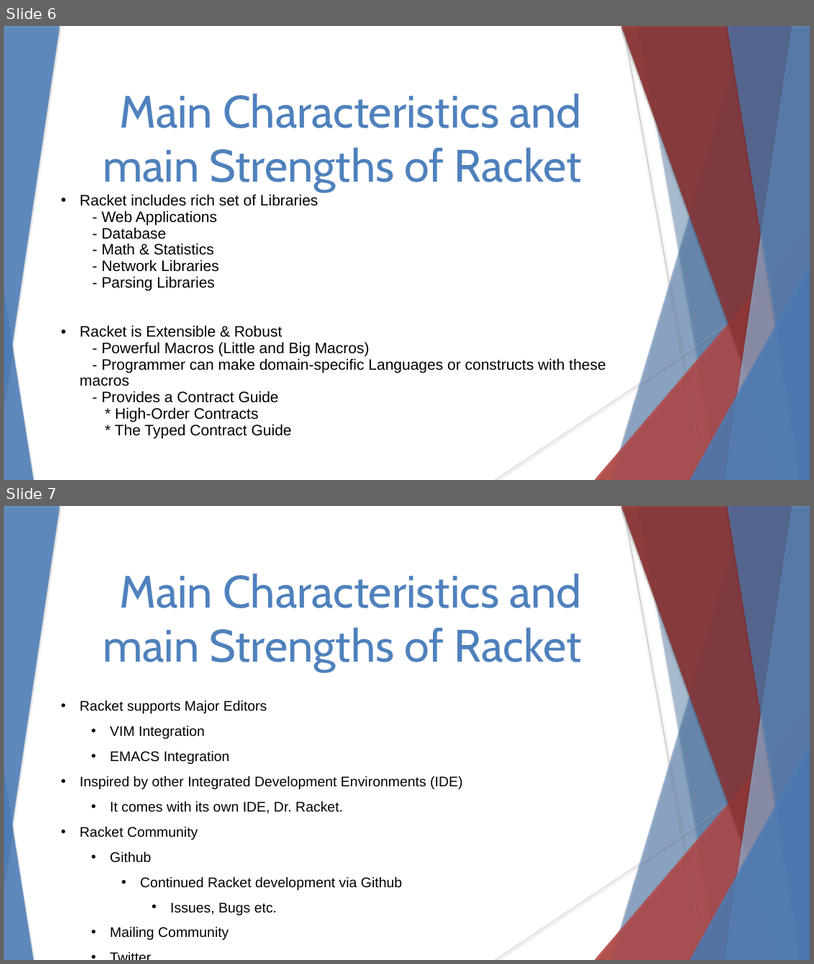
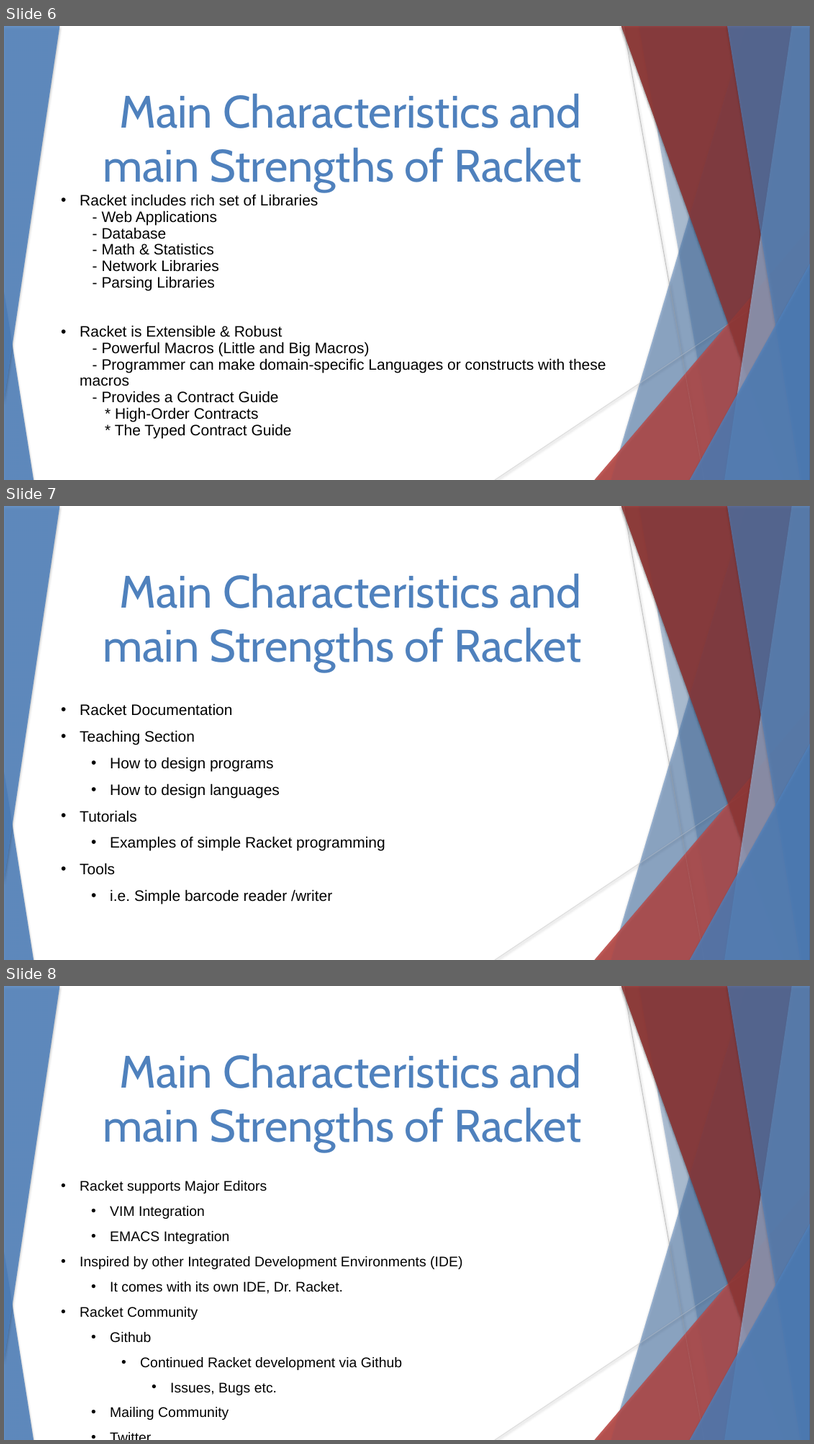
Before and after one commit to stevester94/CSC201_Project, a slide deck: CSC201Sec3Proj3Team4.pptx. Shown one above the other, each under a label of ours: slides 6 and 7 before the commit, slides 6, 7 and 8 after it. The pictures are 814x964 and 814x1444 pixels, drawn with LibreOffice and Linux fonts; fonts in the diff are those of the drawing. Boxes give left, top, right and bottom in pixels: in the first picture for what was removed or moved away, otherwise in the second. Text is boxed around its words. In the diff, an @@ line names an element or a change of style, - is before the commit and + after.

Commit message:
Added one more slide

```diff
--- a/CSC201Sec3Proj3Team4.pptx
+++ b/CSC201Sec3Proj3Team4.pptx
@@ slide 7 added at (x1=4, y1=506, x2=810, y2=960), background #FFFFFF; not listed: 18 template elements that a slide beside it also shows @@
@@ text added at (x1=103, y1=573, x2=582, y2=672), 54 pt, text #4F81BD @@
+Main Characteristics and main Strengths of Racket
@@ text added at (x1=80, y1=703, x2=386, y2=904), 18 pt, text #000000 @@
+• Racket Documentation
+• Teaching Section
+  • How to design programs
+  • How to design languages
+• Tutorials
+  • Examples of simple Racket programming
+• Tools
+  • i.e. Simple barcode reader /writer
@@ what was slide 7 is now slide 8 @@
```
